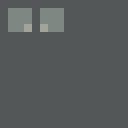
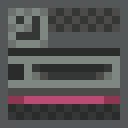
Layer changes from the first 128x128 image to the second:
hid group "swiper.front" (5 layers) over [8, 8, 120, 120]
hid "swiper.top" over [8, 8, 120, 120]
showed group "reader.front" (4 layers) over [8, 8, 120, 120]
showed "front.data", painted on it over [8, 96, 120, 104]
